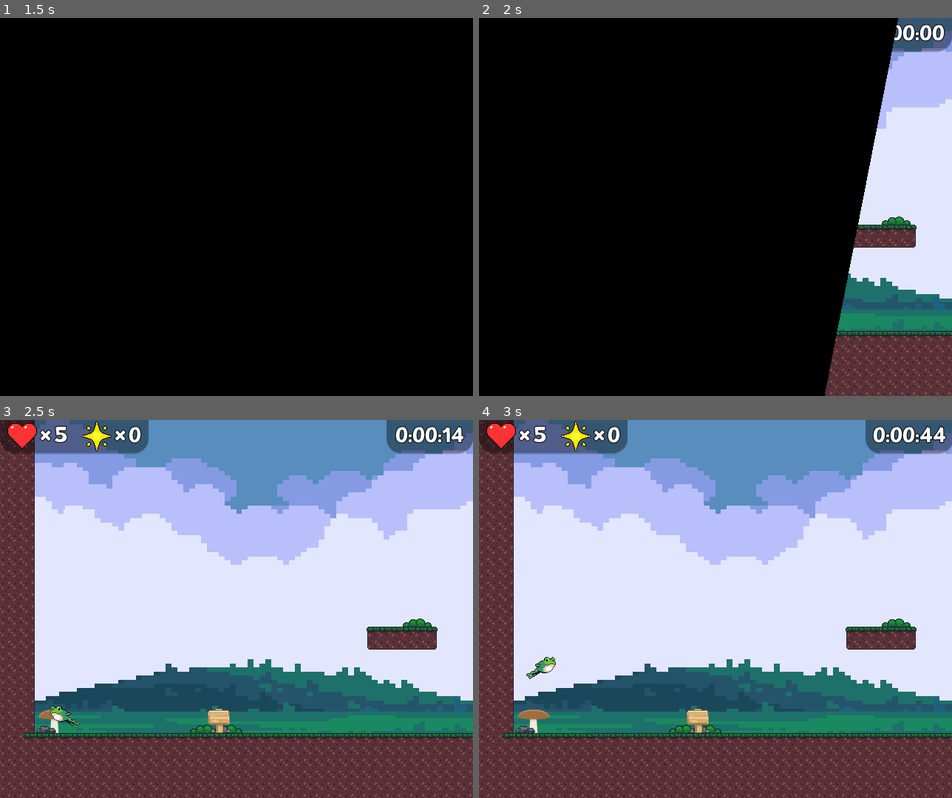
Above: before the commit, frames 1-4 (two rows, left to right).
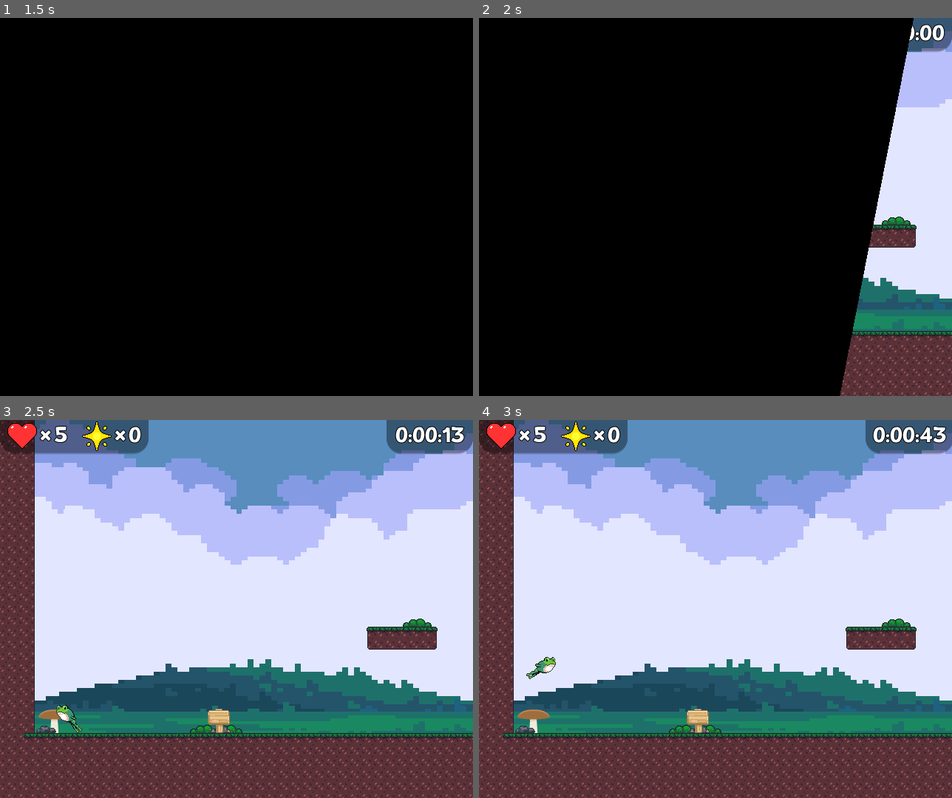
Above: after the commit, the same moments.

Repository: fheysel/frogGoesToSpace
Game: Godot game, scene res://Menus/MainMenu/MainMenu.tscn
Two runs of this game, one before a commit and one after it. Both use one fixed random seed, a clock stepped at 60 frames per second and the inputs below.
Inputs:
- Up to frame 1 (1.5 s): tap Z at 0.5, 1.25 s; hold S (look_down) 0.53-1.28 s; hold D (ui_right) from 0.53 s (still down); tap Space (jump) at 0.77 s; tap W (look_up) at 1.35 s
- Up to frame 2 (2 s): keep holding D (ui_right); tap Space (jump) at 1.52 s
- Up to frame 3 (2.5 s): tap Enter at 2 s; release D (ui_right) at 2.03 s; hold A (ui_left) from 2.03 s (still down); hold X (tongue) from 2.03 s (still down)
- Up to frame 4 (3 s): tap Enter at 2.75 s; release A (ui_left) at 2.78 s; release X (tongue) at 2.78 s; hold D (ui_right) from 2.78 s (still down); tap S (look_down) at 2.85 s

Frame 1 is identical in both runs. In frame 2, 3.2% of the frame differs, in the area x 73-92%, y 0-100%; in frame 3, 0.3%; in frame 4, less than 0.1%.

Commit message:
Implemented Data Monitors in Level 0 and 1 to print debug Monitor data to the console

Diff:
--- /dev/null
+++ b/godotproject/DataMonitor.gd
@@ -0,0 +1,87 @@
+extends Node2D
+
+
+# Declare member variables here. Examples:
+# var a = 2
+# var b = "text"
+
+enum MONITOR {
+	TIME_FPS ,
+	TIME_PROCESS ,
+	TIME_PHYSICS_PROCESS ,
+	MEMORY_STATIC ,
+	MEMORY_DYNAMIC ,
+	MEMORY_STATIC_MAX ,
+	MEMORY_DYNAMIC_MAX ,
+	MEMORY_MESSAGE_BUFFER_MAX ,
+	OBJECT_COUNT ,
+	OBJECT_RESOURCE_COUNT ,
+	OBJECT_NODE_COUNT ,
+	OBJECT_ORPHAN_NODE_COUNT ,
+	RENDER_OBJECTS_IN_FRAME ,
+	RENDER_VERTICES_IN_FRAME ,
+	RENDER_MATERIAL_CHANGES_IN_FRAME ,
+	RENDER_SHADER_CHANGES_IN_FRAME ,
+	RENDER_SURFACE_CHANGES_IN_FRAME ,
+	RENDER_DRAW_CALLS_IN_FRAME ,
+	RENDER_2D_ITEMS_IN_FRAME ,
+	RENDER_2D_DRAW_CALLS_IN_FRAME ,
+	RENDER_VIDEO_MEM_USED ,
+	RENDER_TEXTURE_MEM_USED ,
+	RENDER_VERTEX_MEM_USED ,
+	RENDER_USAGE_VIDEO_MEM_TOTAL ,
+	PHYSICS_2D_ACTIVE_OBJECTS ,
+	PHYSICS_2D_COLLISION_PAIRS ,
+	PHYSICS_2D_ISLAND_COUNT ,
+	PHYSICS_3D_ACTIVE_OBJECTS ,
+	PHYSICS_3D_COLLISION_PAIRS ,
+	PHYSICS_3D_ISLAND_COUNT ,
+	AUDIO_OUTPUT_LATENCY ,
+	MONITOR_MAX ,
+}
+
+var MONITOR_NAMES = [
+	"TIME_FPS",
+	"TIME_PROCESS",
+	"TIME_PHYSICS_PROCESS",
+	"MEMORY_STATIC",
+	"MEMORY_DYNAMIC",
+	"MEMORY_STATIC_MAX",
+	"MEMORY_DYNAMIC_MAX",
+	"MEMORY_MESSAGE_BUFFER_MAX",
+	"OBJECT_COUNT",
+	"OBJECT_RESOURCE_COUNT",
+	"OBJECT_NODE_COUNT",
+	"OBJECT_ORPHAN_NODE_COUNT",
+	"RENDER_OBJECTS_IN_FRAME",
+	"RENDER_VERTICES_IN_FRAME",
+	"RENDER_MATERIAL_CHANGES_IN_FRAME",
+	"RENDER_SHADER_CHANGES_IN_FRAME",
+	"RENDER_SURFACE_CHANGES_IN_FRAME",
+	"RENDER_DRAW_CALLS_IN_FRAME",
+	"RENDER_2D_ITEMS_IN_FRAME",
+	"RENDER_2D_DRAW_CALLS_IN_FRAME",
+	"RENDER_VIDEO_MEM_USED",
+	"RENDER_TEXTURE_MEM_USED",
+	"RENDER_VERTEX_MEM_USED",
+	"RENDER_USAGE_VIDEO_MEM_TOTAL",
+	"PHYSICS_2D_ACTIVE_OBJECTS",
+	"PHYSICS_2D_COLLISION_PAIRS",
+	"PHYSICS_2D_ISLAND_COUNT",
+	"PHYSICS_3D_ACTIVE_OBJECTS",
+	"PHYSICS_3D_COLLISION_PAIRS",
+	"PHYSICS_3D_ISLAND_COUNT",
+	"AUDIO_OUTPUT_LATENCY",
+	"MONITOR_MAX",
+]
+
+# Called when the node enters the scene tree for the first time.
+func _ready():
+	pass # Replace with function body.
+
+
+# Called every frame. 'delta' is the elapsed time since the previous frame.
+func _process(_delta):
+	for monitor in range(MONITOR.MONITOR_MAX):
+		var format_string = MONITOR_NAMES[monitor] + ", %d"
+		print(format_string % Performance.get_monitor(monitor))
--- /dev/null
+++ b/godotproject/DataMonitor.tscn
@@ -0,0 +1,6 @@
+[gd_scene load_steps=2 format=2]
+
+[ext_resource path="res://DataMonitor.gd" type="Script" id=1]
+
+[node name="Node2D" type="Node2D"]
+script = ExtResource( 1 )
--- a/godotproject/Level0.tscn
+++ b/godotproject/Level0.tscn
@@ -14,8 +14,9 @@
 [ext_resource path="res://Level0.gd" type="Script" id=12]
 [ext_resource path="res://EOL.tscn" type="PackedScene" id=13]
 [ext_resource path="res://sfx/Level0-Theme.ogg" type="AudioStream" id=14]
+[ext_resource path="res://RespawnPositionArea.tscn" type="PackedScene" id=15]
 [ext_resource path="res://TextTip.tscn" type="PackedScene" id=17]
-[ext_resource path="res://RespawnPositionArea.tscn" type="PackedScene" id=15]
+[ext_resource path="res://DataMonitor.tscn" type="PackedScene" id=18]
 
 [node name="Level_0" type="Node2D"]
 script = ExtResource( 12 )
@@ -145,6 +146,7 @@
 [node name="TextTip4" parent="." instance=ExtResource( 17 )]
 position = Vector2( 2587.93, 661.872 )
 text = "[center] you can control the direction of your tongue: try shooting [wave] diagonally"
+
 [node name="RespawnPositionArea" parent="." instance=ExtResource( 15 )]
 position = Vector2( 276, 884 )
 scale = Vector2( 2.52, 1 )
@@ -156,3 +158,5 @@
 [node name="RespawnPositionArea3" parent="." instance=ExtResource( 15 )]
 position = Vector2( 9832, 560 )
 scale = Vector2( 2, 1 )
+
+[node name="Node2D" parent="." instance=ExtResource( 18 )]
--- a/godotproject/Level1.tscn
+++ b/godotproject/Level1.tscn
@@ -22,6 +22,7 @@
 [ext_resource path="res://Bird.tscn" type="PackedScene" id=20]
 [ext_resource path="res://enemy-Ant.tscn" type="PackedScene" id=21]
 [ext_resource path="res://RespawnPositionArea.tscn" type="PackedScene" id=22]
+[ext_resource path="res://DataMonitor.tscn" type="PackedScene" id=23]
 
 [sub_resource type="TileSet" id=1]
 0/name = "toxic_waste"
@@ -578,3 +579,5 @@
 
 [node name="RespawnPositionArea27" parent="." instance=ExtResource( 22 )]
 position = Vector2( 8640, -368 )
+
+[node name="Node2D" parent="." instance=ExtResource( 23 )]
Not shown: 1 places in godotproject/Level0.tscn that only renumber resources
Not shown: 1 places in godotproject/Level1.tscn that only renumber resources
